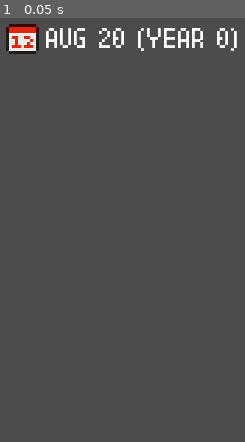
Above: before the commit, frame 1.
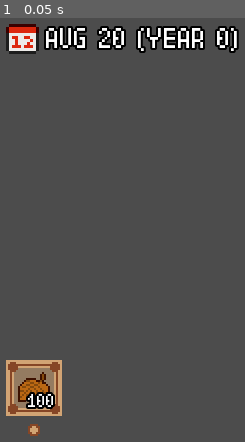
Above: after the commit, the same moment.

Repository: SartoRiccardo/wgj-273
Game: Godot game, scene res://ui/GameUI.tscn
Same seed, same stepped clock (60 frames per second), same inputs: the game is played once before the commit and once after it. This scene is started directly instead of the project's main scene.
Inputs:
- Up to frame 1 (0.05 s): no input

The runs differ from the first frame. In frame 1, 5.2% of the frame differs, in the area x 2-98%, y 1-99%.

Commit message:
Inventory UI

Diff:
--- a/Main.tscn
+++ b/Main.tscn
@@ -64,7 +64,7 @@
 position = Vector2( 56, 23 )
 
 [node name="SeasonTimer" type="Timer" parent="."]
-wait_time = 7.0
+wait_time = 15.0
 
 [node name="GameUI" parent="." instance=ExtResource( 9 )]
 
--- a/entities/Player.gd
+++ b/entities/Player.gd
@@ -121,7 +121,8 @@
 			pressed_actions.erase(evt)
 
 func handle_inventory_inputs():
-	if Input.is_action_just_pressed("next_inv_item"):
+	if Input.is_action_just_pressed("next_inv_item") and \
+			not Input.is_key_pressed(KEY_SHIFT):
 		$Inventory.equip_next()
 	if Input.is_action_just_pressed("prev_inv_item"):
 		$Inventory.equip_prev()
@@ -183,25 +184,25 @@
 func get_inventory():
 	return $Inventory
 
-func _on_action_timeout():
-	if interacting_with == null:
-		return
-	interacting_with.consume($Inventory)
-	$Inventory.add(interacting_with.interactable_data.item, interacting_with.pickup())
-	interacting_with = null
-
-func _on_hazard_angered():
-	change_state(State.FLEEING)
-
-func _on_hazard_unangered():
-	if get_tree().get_nodes_in_group("angered").size() == 0:
-		change_state(State.NORMAL)
-
 func get_hurt():
 	if $Invulnerability.time_left == 0:
 		lives -= 1
 		$Invulnerability.start()
 
+func _on_action_timeout():
+	if interacting_with == null:
+		return
+	interacting_with.consume($Inventory)
+	$Inventory.add(interacting_with.interactable_data.item, interacting_with.pickup())
+	interacting_with = null
+
+func _on_hazard_angered():
+	change_state(State.FLEEING)
+
+func _on_hazard_unangered():
+	if get_tree().get_nodes_in_group("angered").size() == 0:
+		change_state(State.NORMAL)
+
 func _on_water_enter(_a2d):
 	in_water = true
 
--- a/entities/properties/Inventory.gd
+++ b/entities/properties/Inventory.gd
@@ -1,12 +1,16 @@
 extends Node
 
+signal equip(item, amount)
+signal stolen(item, amount)
+signal change(item, old_amount, new_amount)
+
 var contents = {
-	Enums.Item.LEAF: 10,
-	Enums.Item.ROCK: 10,
-	Enums.Item.STICK: 10,
-	Enums.Item.FLOWER: 10,
-	Enums.Item.HONEY: 10,
-	Enums.Item.FISH: 10,
+	Enums.Item.LEAF: 2,
+	Enums.Item.ROCK: 0,
+	Enums.Item.STICK: 5,
+	Enums.Item.FLOWER: 9,
+	Enums.Item.HONEY: 0,
+	Enums.Item.FISH: 99,
 }
 var equipped = Enums.Item.ROCK
 
@@ -15,18 +19,30 @@
 		return 0
 	return contents[item]
 
-func add(item, amount=1):
+func _change_amount(item, amount, is_theft=false):
 	if item in contents.keys():
+		var prev_amount = contents[item]
 		contents[item] += amount
-
-func remove(item, amount=1):
-	if item in contents.keys():
-		contents[item] -= amount
 		if contents[item] < 0:
 			contents[item] = 0
 
+		if contents[item] != prev_amount:
+			if is_theft and prev_amount > contents[item]:
+				emit_signal("stolen", item, prev_amount - contents[item])
+			emit_signal("change", item, prev_amount, contents[item])
+
+func add(item, amount=1):
+	if amount > 0:
+		return
+	_change_amount(item, amount)
+
+func remove(item, amount=1):
+	if amount < 0:
+		return
+	_change_amount(item, -amount)
+
 func steal(item, amount=1):
-	return remove(item, amount)
+	return _change_amount(item, -amount, true)
 
 func _to_string():
 	var ret = ""
@@ -39,6 +55,7 @@
 	var equip_idx = item_keys.find(equipped)
 	equip_idx = (equip_idx+change) % item_keys.size()
 	equipped = item_keys[equip_idx]
+	emit_signal("equip", equipped, contents[equipped])
 
 func equip_next():
 	equip_relative(1)
--- a/project.godot
+++ b/project.godot
@@ -40,6 +40,11 @@
 "path": "res://resources/interactable/InteractableResource.gd"
 }, {
 "base": "Resource",
+"class": "InventoryUISprite",
+"language": "GDScript",
+"path": "res://resources/ui/InventoryUISprite.gd"
+}, {
+"base": "Resource",
 "class": "ProjectileResource",
 "language": "GDScript",
 "path": "res://resources/projectiles/ProjectileResource.gd"
@@ -66,6 +71,7 @@
 "HazardResource": "",
 "InteractableRequirement": "",
 "InteractableResource": "",
+"InventoryUISprite": "",
 "ProjectileResource": "",
 "SpawnChance": "",
 "SpawnResource": "",
--- /dev/null
+++ b/resources/font.tres
@@ -0,0 +1,9 @@
+[gd_resource type="DynamicFont" load_steps=2 format=2]
+
+[ext_resource path="res://assets/dynastium_kjvy.ttf" type="DynamicFontData" id=1]
+
+[resource]
+size = 11
+outline_size = 1
+outline_color = Color( 0, 0, 0, 1 )
+font_data = ExtResource( 1 )
--- /dev/null
+++ b/resources/ui/InventoryUISprite.gd
@@ -0,0 +1,5 @@
+extends Resource
+class_name InventoryUISprite
+
+export (Enums.Item) var item
+export (Vector2) var grid_placement
--- /dev/null
+++ b/resources/ui/inventory_ui_sprite_sample.tres
@@ -0,0 +1,8 @@
+[gd_resource type="Resource" load_steps=2 format=2]
+
+[ext_resource path="res://resources/ui/InventoryUISprite.gd" type="Script" id=1]
+
+[resource]
+script = ExtResource( 1 )
+item = 0
+grid_placement = Vector2( 0, 0 )
--- a/resources/ui_theme.tres
+++ b/resources/ui_theme.tres
@@ -1,10 +1,21 @@
-[gd_resource type="Theme" load_steps=3 format=2]
+[gd_resource type="Theme" load_steps=5 format=2]
 
-[ext_resource path="res://assets/dynastium_kjvy.ttf" type="DynamicFontData" id=1]
+[ext_resource path="res://resources/font.tres" type="DynamicFont" id=1]
+[ext_resource path="res://assets/frames.png" type="Texture" id=2]
 
-[sub_resource type="DynamicFont" id=2]
-size = 11
-font_data = ExtResource( 1 )
+[sub_resource type="AtlasTexture" id=3]
+atlas = ExtResource( 2 )
+region = Rect2( 0, 0, 13, 13 )
+
+[sub_resource type="StyleBoxTexture" id=4]
+texture = SubResource( 3 )
+region_rect = Rect2( 0, 0, 13, 13 )
+margin_left = 6.0
+margin_right = 6.0
+margin_top = 6.0
+margin_bottom = 6.0
 
 [resource]
-Label/fonts/font = SubResource( 2 )
+Label/fonts/font = ExtResource( 1 )
+Panel/styles/panel = SubResource( 4 )
+PanelContainer/styles/panel = SubResource( 4 )
--- a/ui/GameUI.tscn
+++ b/ui/GameUI.tscn
@@ -1,7 +1,9 @@
-[gd_scene load_steps=3 format=2]
+[gd_scene load_steps=5 format=2]
 
 [ext_resource path="res://ui/GameUI.gd" type="Script" id=1]
 [ext_resource path="res://ui/DayCounter.tscn" type="PackedScene" id=2]
+[ext_resource path="res://resources/ui_theme.tres" type="Theme" id=3]
+[ext_resource path="res://ui/Inventory.tscn" type="PackedScene" id=4]
 
 [node name="GameUI" type="CanvasLayer"]
 script = ExtResource( 1 )
@@ -11,14 +13,17 @@
 anchor_bottom = 1.0
 margin_left = 5.0
 margin_top = 5.0
-margin_right = 5.0
-margin_bottom = 5.0
+margin_right = -5.0
+margin_bottom = -5.0
+theme = ExtResource( 3 )
 __meta__ = {
 "_edit_use_anchors_": false
 }
 
 [node name="VBoxContainer" type="VBoxContainer" parent="MarginContainer"]
-margin_right = 384.0
-margin_bottom = 216.0
+margin_right = 374.0
+margin_bottom = 206.0
 
 [node name="DayCounter" parent="MarginContainer/VBoxContainer" instance=ExtResource( 2 )]
+
+[node name="Inventory" parent="MarginContainer/VBoxContainer" instance=ExtResource( 4 )]
--- /dev/null
+++ b/ui/Inventory.gd
@@ -0,0 +1,54 @@
+extends MarginContainer
+
+onready var item_sprite = $VBoxContainer/Equipped/SelectedItem/PanelContainer/ItemSprite
+onready var item_count = $VBoxContainer/Equipped/SelectedItem/MarginContainer/Amount
+onready var pages = $VBoxContainer/Pages
+
+export (Array, Resource) var item_sprites
+export (Texture) var bullet_focused
+export (Texture) var bullet_normal
+
+const ATLAS_SIZE = Vector2(16, 16)
+
+func _ready():
+	var player = Helpers.get_player()
+	if player:
+		var inventory = player.get_inventory()
+		init_ui(inventory)
+
+func init_ui(inventory):
+	inventory.connect("equip", self, "_on_item_equip")
+	update_item(inventory.equipped, inventory.get_amount(inventory.equipped))
+
+	var page_bullet = pages.get_children()[0]
+	for __ in range(inventory.contents.size()-1):
+		var new_bullet = page_bullet.duplicate()
+		pages.add_child(new_bullet)
+	update_pages(inventory.equipped)
+
+func update_pages(equipped):
+	var bullets = pages.get_children()
+	for i in range(bullets.size()):
+		if i == equipped:
+			bullets[i].texture = bullet_focused
+		else:
+			bullets[i].texture = bullet_normal
+
+func update_item(item, amount):
+	var grid_placement = null
+	for sprites in item_sprites:
+		if sprites.item == item:
+			grid_placement = sprites.grid_placement
+	if grid_placement == null:
+		return
+
+	item_sprite.texture.region.position = grid_placement*ATLAS_SIZE
+	if amount == 0:
+		item_sprite.set_modulate(Color(1, 1, 1, 0.5))
+	else:
+		item_sprite.set_modulate(Color.white)
+	item_count.set_text(str(amount))
+
+func _on_item_equip(item, amount):
+	update_item(item, amount)
+	update_pages(item)
--- /dev/null
+++ b/ui/Inventory.tscn
@@ -0,0 +1,136 @@
+[gd_scene load_steps=16 format=2]
+
+[ext_resource path="res://assets/inventory.png" type="Texture" id=1]
+[ext_resource path="res://assets/dynastium_kjvy.ttf" type="DynamicFontData" id=2]
+[ext_resource path="res://assets/frames.png" type="Texture" id=3]
+[ext_resource path="res://ui/Inventory.gd" type="Script" id=4]
+[ext_resource path="res://resources/ui/InventoryUISprite.gd" type="Script" id=5]
+
+[sub_resource type="Resource" id=6]
+script = ExtResource( 5 )
+item = 0
+grid_placement = Vector2( 0, 0 )
+
+[sub_resource type="Resource" id=7]
+script = ExtResource( 5 )
+item = 2
+grid_placement = Vector2( 1, 0 )
+
+[sub_resource type="Resource" id=9]
+script = ExtResource( 5 )
+item = 5
+grid_placement = Vector2( 0, 1 )
+
+[sub_resource type="Resource" id=10]
+script = ExtResource( 5 )
+item = 3
+grid_placement = Vector2( 2, 0 )
+
+[sub_resource type="Resource" id=11]
+script = ExtResource( 5 )
+item = 4
+grid_placement = Vector2( 2, 1 )
+
+[sub_resource type="Resource" id=12]
+script = ExtResource( 5 )
+item = 1
+grid_placement = Vector2( 1, 1 )
+
+[sub_resource type="AtlasTexture" id=13]
+atlas = ExtResource( 3 )
+region = Rect2( 6, 13, 6, 6 )
+
+[sub_resource type="AtlasTexture" id=5]
+atlas = ExtResource( 3 )
+region = Rect2( 0, 13, 6, 6 )
+
+[sub_resource type="AtlasTexture" id=8]
+atlas = ExtResource( 1 )
+region = Rect2( 0, 0, 16, 16 )
+
+[sub_resource type="DynamicFont" id=2]
+size = 7
+outline_size = 1
+outline_color = Color( 0, 0, 0, 1 )
+font_data = ExtResource( 2 )
+
+[node name="Inventory" type="MarginContainer"]
+margin_top = 19.0
+margin_right = 48.0
+margin_bottom = 206.0
+size_flags_horizontal = 0
+size_flags_vertical = 3
+script = ExtResource( 4 )
+__meta__ = {
+"_edit_use_anchors_": false
+}
+item_sprites = [ SubResource( 6 ), SubResource( 7 ), SubResource( 9 ), SubResource( 10 ), SubResource( 11 ), SubResource( 12 ) ]
+bullet_focused = SubResource( 13 )
+bullet_normal = SubResource( 5 )
+
+[node name="VBoxContainer" type="VBoxContainer" parent="."]
+margin_right = 48.0
+margin_bottom = 187.0
+size_flags_vertical = 3
+alignment = 2
+
+[node name="Equipped" type="HBoxContainer" parent="VBoxContainer"]
+margin_top = 147.0
+margin_right = 48.0
+margin_bottom = 177.0
+alignment = 1
+
+[node name="SelectedItem" type="MarginContainer" parent="VBoxContainer/Equipped"]
+margin_left = 9.0
+margin_right = 39.0
+margin_bottom = 30.0
+
+[node name="PanelContainer" type="PanelContainer" parent="VBoxContainer/Equipped/SelectedItem"]
+margin_right = 30.0
+margin_bottom = 30.0
+__meta__ = {
+"_edit_use_anchors_": false
+}
+
+[node name="ItemSprite" type="TextureRect" parent="VBoxContainer/Equipped/SelectedItem/PanelContainer"]
+margin_left = 7.0
+margin_top = 7.0
+margin_right = 23.0
+margin_bottom = 23.0
+texture = SubResource( 8 )
+
+[node name="MarginContainer" type="MarginContainer" parent="VBoxContainer/Equipped/SelectedItem"]
+margin_right = 30.0
+margin_bottom = 30.0
+custom_constants/margin_right = 4
+custom_constants/margin_left = 0
+custom_constants/margin_bottom = 4
+__meta__ = {
+"_edit_use_anchors_": false
+}
+
+[node name="Amount" type="Label" parent="VBoxContainer/Equipped/SelectedItem/MarginContainer"]
+margin_left = 14.0
+margin_top = 18.0
+margin_right = 26.0
+margin_bottom = 26.0
+grow_horizontal = 0
+size_flags_horizontal = 8
+size_flags_vertical = 8
+custom_fonts/font = SubResource( 2 )
+text = "100"
+align = 2
+valign = 2
+
+[node name="Pages" type="HBoxContainer" parent="VBoxContainer"]
+margin_top = 181.0
+margin_right = 48.0
+margin_bottom = 187.0
+custom_constants/separation = 1
+alignment = 1
+
+[node name="PageBullet" type="TextureRect" parent="VBoxContainer/Pages"]
+margin_left = 21.0
+margin_right = 27.0
+margin_bottom = 6.0
+texture = SubResource( 5 )
Binary file changed: assets/frames.png
